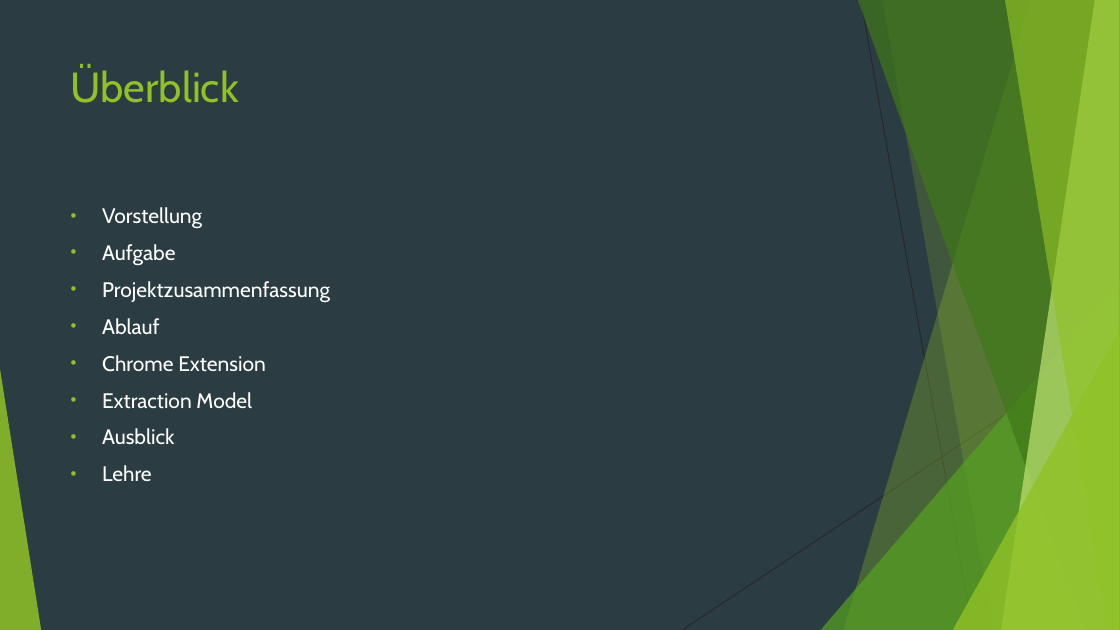
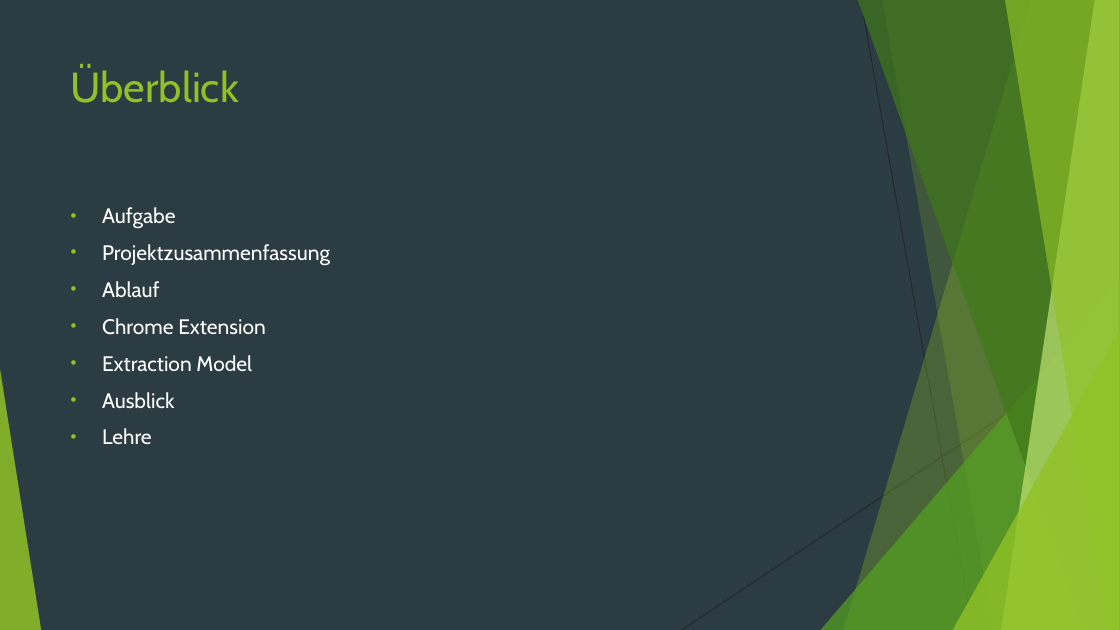
Before and after one commit to sgimmini/frag.extract.a, a slide deck: slide 2 of weekly_presentations/frag.extract_2019-08-22_Abschluss.pptx. Drawn at 1120x630 pixels with LibreOffice and Linux fonts; fonts in the diff are those of the drawing. Boxes give left, top, right and bottom in pixels: in the first picture for what was removed or moved away, otherwise in the second. Text is boxed around its words. In the diff, an @@ line names an element or a change of style, - is before the commit and + after.

```diff
--- a/weekly_presentations/frag.extract_2019-08-22_Abschluss.pptx
+++ b/weekly_presentations/frag.extract_2019-08-22_Abschluss.pptx
@@ text at box(102, 207, 202, 229): paragraph removed @@
-• Vorstellung
```
Also in this commit, not shown: 15 other slides changed, 1 slide removed.
